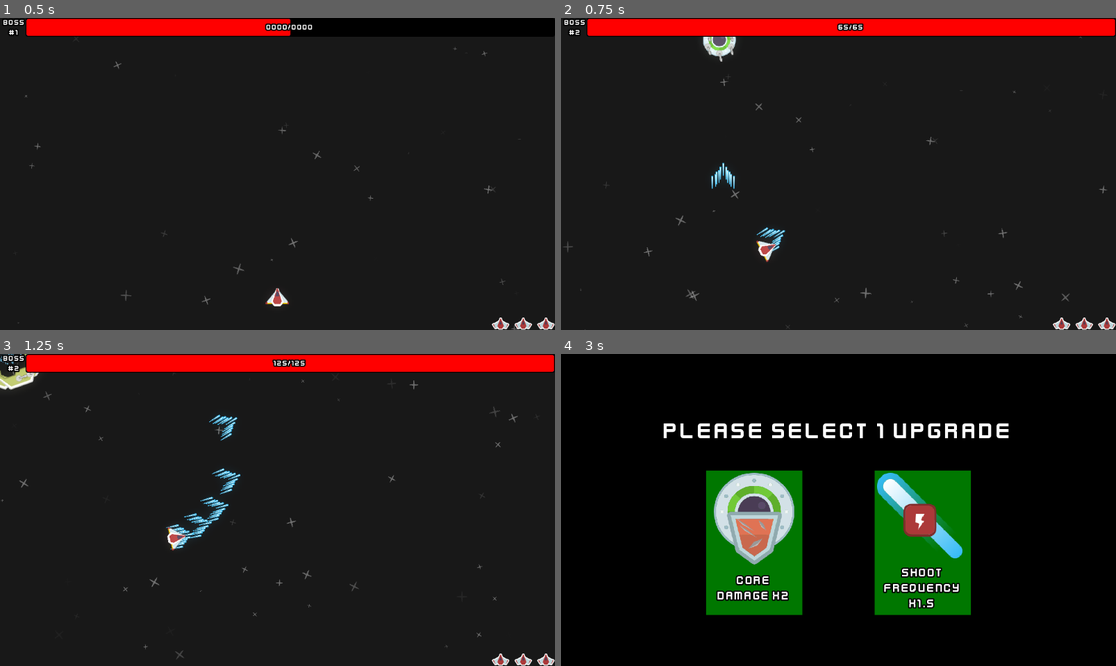
Above: before the commit, frames 1-4 (two rows, left to right).
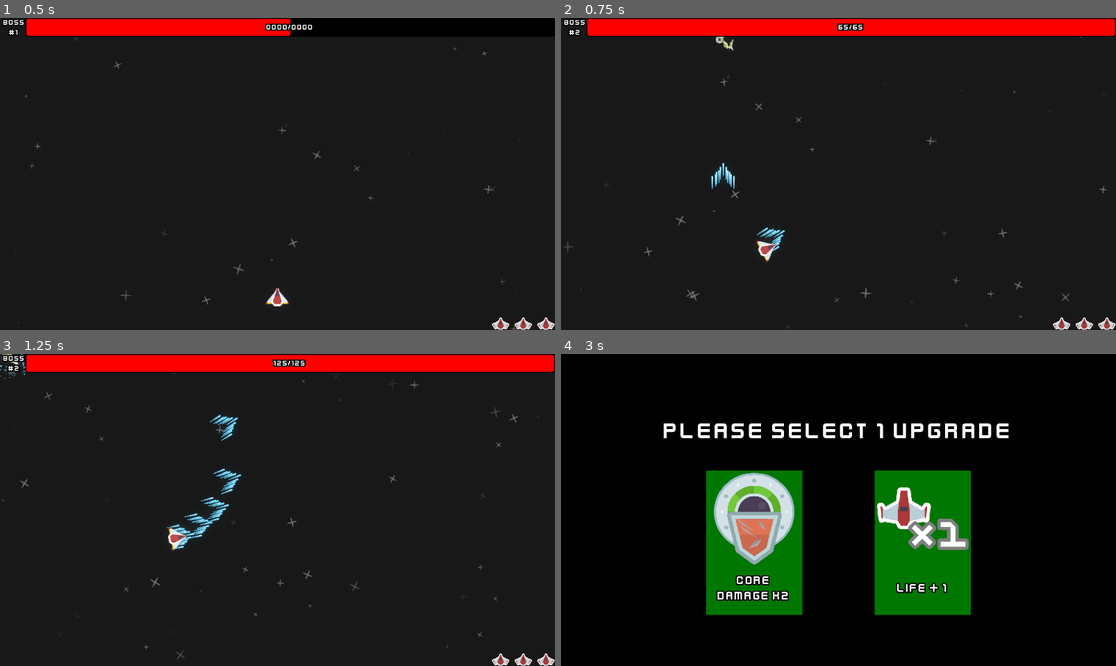
Above: after the commit, the same moments.

Repository: Noxalus/GMTK-2024
Game: Godot game, scene res://scenes/game.tscn
Same seed, same stepped clock (60 frames per second), same inputs: the game is played once before the commit and once after it. The engine's default icon, where the game draws it, is replaced by a stand-in: a white triangle on a blue panel in a dark square.
Inputs (mouse positions are in pixels of both pictures, inside the frame that each line leads up to):
- Up to frame 1 (0.5 s): no input
- Up to frame 2 (0.75 s): move the mouse to (960, 158) at 0.52 s; press the mouse at (960, 158) at 0.53 s; hold D (move_right) from 0.53 s (still down); tap Page Up (next_boss) at 0.6 s
- Up to frame 3 (1.25 s): keep holding D (move_right)
- Up to frame 4 (3 s): move the mouse to (727, 525) at 1.27 s; release D (move_right) at 1.28 s; release the mouse at (727, 525) at 1.28 s; hold S (move_down) 1.28-2.03 s; click (727, 525) at 1.35 s; tap Page Up (next_boss) at 1.55, 2.85 s; move the mouse to (894, 441) at 2.02 s; hold D (move_right) 2.03-2.78 s; hold Shift (focus) 2.03-2.78 s; click (894, 441) at 2.3 s; move the mouse to (810, 572) at 2.77 s; hold Insert (choose_upgrade) from 2.78 s (still down)

Frame 1 is identical in both runs. In frame 2, 0.3% of the frame differs, in the area x 25-32%, y 6-15%; in frame 3, 1.2%; in frame 4, 2.8%, in the area x 56-74%, y 38-82%.

Commit message:
Add a small spawn animation for the boss.

Diff:
--- a/forever-warning/scenes/boss_core.tscn
+++ b/forever-warning/scenes/boss_core.tscn
@@ -13,6 +13,114 @@
 streams_count = 1
 stream_0/stream = ExtResource("5_jupwq")
 
+[sub_resource type="Animation" id="Animation_tsckc"]
+resource_name = "spawn"
+tracks/0/type = "value"
+tracks/0/imported = false
+tracks/0/enabled = true
+tracks/0/path = NodePath(".:rotation")
+tracks/0/interp = 1
+tracks/0/loop_wrap = true
+tracks/0/keys = {
+"times": PackedFloat32Array(0, 0.233333, 0.5, 0.733333, 1),
+"transitions": PackedFloat32Array(1, 1, 1, 1, 1),
+"update": 0,
+"values": [0.0, 1.5708, 3.14159, 4.71239, 6.28319]
+}
+tracks/1/type = "value"
+tracks/1/imported = false
+tracks/1/enabled = true
+tracks/1/path = NodePath(".:scale")
+tracks/1/interp = 1
+tracks/1/loop_wrap = true
+tracks/1/keys = {
+"times": PackedFloat32Array(0, 1),
+"transitions": PackedFloat32Array(1, 1),
+"update": 0,
+"values": [Vector2(0.001, 0.001), Vector2(1, 1)]
+}
+tracks/2/type = "value"
+tracks/2/imported = false
+tracks/2/enabled = false
+tracks/2/path = NodePath(".:skew")
+tracks/2/interp = 1
+tracks/2/loop_wrap = true
+tracks/2/keys = {
+"times": PackedFloat32Array(0, 0.266667, 0.466667, 0.633333, 0.766667, 1),
+"transitions": PackedFloat32Array(1, 1, 1, 1, 1, 1),
+"update": 0,
+"values": [1.56905, 0.0, -1.56905, 0.0, -1.56905, 0.0]
+}
+tracks/3/type = "value"
+tracks/3/imported = false
+tracks/3/enabled = true
+tracks/3/path = NodePath(".:visible")
+tracks/3/interp = 1
+tracks/3/loop_wrap = true
+tracks/3/keys = {
+"times": PackedFloat32Array(0, 0.0333333),
+"transitions": PackedFloat32Array(1, 1),
+"update": 1,
+"values": [false, true]
+}
+
+[sub_resource type="Animation" id="Animation_vs5q0"]
+length = 0.001
+tracks/0/type = "value"
+tracks/0/imported = false
+tracks/0/enabled = true
+tracks/0/path = NodePath(".:rotation")
+tracks/0/interp = 1
+tracks/0/loop_wrap = true
+tracks/0/keys = {
+"times": PackedFloat32Array(0),
+"transitions": PackedFloat32Array(1),
+"update": 0,
+"values": [0.0]
+}
+tracks/1/type = "value"
+tracks/1/imported = false
+tracks/1/enabled = true
+tracks/1/path = NodePath(".:scale")
+tracks/1/interp = 1
+tracks/1/loop_wrap = true
+tracks/1/keys = {
+"times": PackedFloat32Array(0),
+"transitions": PackedFloat32Array(1),
+"update": 0,
+"values": [Vector2(1, 1)]
+}
+tracks/2/type = "value"
+tracks/2/imported = false
+tracks/2/enabled = true
+tracks/2/path = NodePath(".:skew")
+tracks/2/interp = 1
+tracks/2/loop_wrap = true
+tracks/2/keys = {
+"times": PackedFloat32Array(0),
+"transitions": PackedFloat32Array(1),
+"update": 0,
+"values": [0.0]
+}
+tracks/3/type = "value"
+tracks/3/imported = false
+tracks/3/enabled = true
+tracks/3/path = NodePath(".:visible")
+tracks/3/interp = 1
+tracks/3/loop_wrap = true
+tracks/3/keys = {
+"times": PackedFloat32Array(0),
+"transitions": PackedFloat32Array(1),
+"update": 1,
+"values": [true]
+}
+
+[sub_resource type="AnimationLibrary" id="AnimationLibrary_u2ubp"]
+_data = {
+"RESET": SubResource("Animation_vs5q0"),
+"spawn": SubResource("Animation_tsckc")
+}
+
 [node name="BossCore" type="Area2D" groups=["damageable"]]
 z_index = 10
 script = ExtResource("1_tcfca")
@@ -125,4 +233,9 @@
 [node name="ShootSound" type="AudioStreamPlayer" parent="."]
 stream = SubResource("AudioStreamRandomizer_gpsjw")
 
+[node name="AnimationPlayer" type="AnimationPlayer" parent="."]
+libraries = {
+"": SubResource("AnimationLibrary_u2ubp")
+}
+
 [connection signal="area_entered" from="." to="." method="_on_area_entered"]
--- a/forever-warning/scripts/boss_core.gd
+++ b/forever-warning/scripts/boss_core.gd
@@ -16,6 +16,7 @@
 @onready var right_weapon_slots = $BossWeaponSlots/Right
 @onready var boss_spawn = $"../BossSpawn"
 @onready var sprite: Sprite2D = $Sprite2D
+@onready var animation: AnimationPlayer = $AnimationPlayer
 
 signal died_signal
 
@@ -24,6 +25,8 @@
 var chance_to_fire: float
 var is_dead = true # dead by default
 var is_dying = false
+var is_spawning = false
+var is_invincible = false
 var core_parts_instances = []
 var parts_instances = []
 var weapon_instances = []
@@ -34,7 +37,7 @@
 	setup()
 
 func _process(delta):
-	if is_dead or is_dying or game.player.is_dead or game.is_paused:
+	if is_dead or is_dying or game.player.is_dead or game.is_paused or is_spawning:
 		return
 
 	if shoot_timer.is_stopped():
@@ -47,6 +50,9 @@
 	#rotate(0.5 * delta)
 
 func damage(amount: int):
+	if is_invincible:
+		return
+
 	life -= amount
 	game.hud.set_boss_life(life)
 	if life <= 0 and not is_dead:
@@ -111,11 +117,6 @@
 	# Wait a small amount of time before to respawn the boss
 	var timer := get_tree().create_timer(boss_spawn_delay)
 	await timer.timeout
-	life = base_life
-	sprite.visible = true
-	is_dead = false
-	is_dying = false
-	visible = true
 
 	global_position = boss_spawn.global_position
 	global_rotation = boss_spawn.global_rotation
@@ -134,9 +135,25 @@
 	for weapon in weapon_instances:
 		weapon.setup()
 
+	sprite.visible = true
+	is_dead = false
+	is_dying = false
+
 	compute_life()
 	life = total_life
 	refresh_hud_boss_life()
+
+	animation.play("spawn")
+
+	is_spawning = true
+	is_invincible = true
+
+	# wait for the spawn animation
+	var spawn_timer := get_tree().create_timer(1.0)
+	await spawn_timer.timeout
+
+	is_spawning = false
+	is_invincible = false
 
 # boss core life depends of all its members
 func compute_life():
--- a/forever-warning/scripts/boss_part.gd
+++ b/forever-warning/scripts/boss_part.gd
@@ -52,7 +52,7 @@
 	subparts.append(part)
 
 func _physics_process(delta):
-	if is_dead or is_dying or game.player.is_dead or game.is_paused:
+	if is_dead or is_dying or game.player.is_dead or game.is_paused or game.boss.is_spawning:
 		return
 
 	if base_min_angle < 0.0 and base_max_angle > 0.0:
@@ -76,6 +76,9 @@
 		rotate(rotation_speed * flip_factor * clockwise_factor * delta)
 
 func damage(amount: int):
+	if game.boss.is_invincible:
+		return
+
 	life -= amount
 	game.boss.damage(amount)
 	animation.play("hit")
--- a/forever-warning/scripts/boss_weapon.gd
+++ b/forever-warning/scripts/boss_weapon.gd
@@ -26,7 +26,7 @@
 	is_dead = false
 
 func _process(delta):
-	if is_dead or game.player.is_dead or game.is_paused:
+	if is_dead or game.player.is_dead or game.is_paused or game.boss.is_spawning:
 		return
 
 	if game.player != null:
--- a/forever-warning/scripts/game.gd
+++ b/forever-warning/scripts/game.gd
@@ -94,7 +94,6 @@
 func _ready():
 	reset()
 	spawn_new_boss()
-	boss.visible = false
 
 func _process(delta):
 	# debug to test boss generation quickly
@@ -143,6 +142,7 @@
 
 	if boss == null:
 		boss = boss_core.instantiate()
+		boss.visible = false
 		get_tree().current_scene.add_child(boss)
 		boss.died_signal.connect(_on_boss_death)
 	else:
Not shown: 1 places in forever-warning/scenes/boss_core.tscn that only renumber resources
